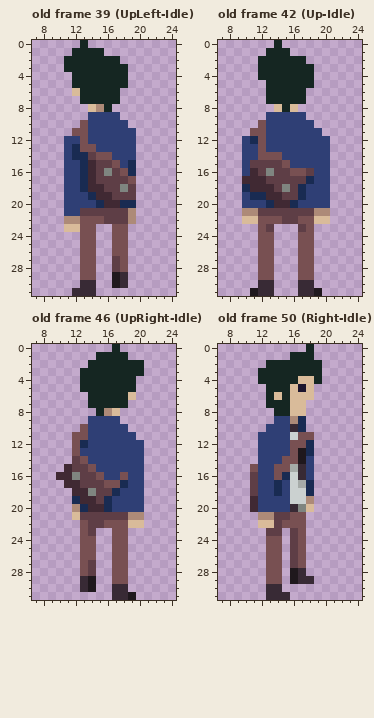
Two states of a pixel-art file, assets_builders/Art/Teo.aseprite. Above: the version before the commit.
32x32 pixels, 121 frames. Shown: old frame 39 (UpLeft-Idle): x 7..24, y 0..31; old frame 42 (Up-Idle): x 7..24, y 0..31; old frame 46 (UpRight-Idle): x 7..24, y 0..31; old frame 50 (Right-Idle): x 7..24, y 0..31. The commit also changed other frames, which this record leaves out.
After:
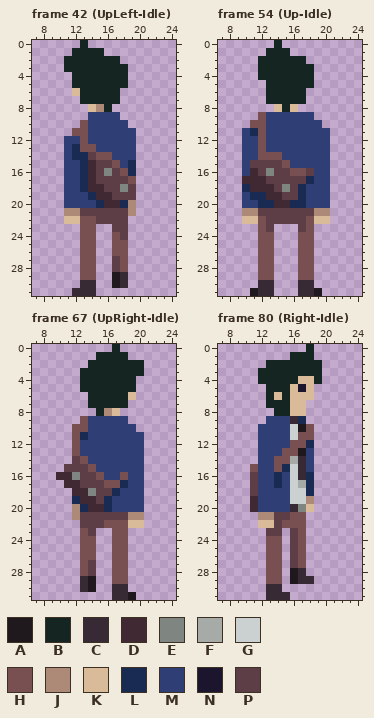
Palette (. is transparent): A #1f181d  B #152622  C #382a35  D #402933  E #7f8580  F #a6aba8  G #cbd1d0  H #785052  J #ad8a78  K #d9bb9a  L #192b52  M #2f3f75  N #1c152e  P #5e3e46
A new or re-ordered frame is compared with the old frame closest to it.
From the commit log: Added aim walk animations.
Changes in this commit:
frames 121 -> 283
Frame 42 (UpLeft-Idle) against old frame 39 (UpLeft-Idle):
y 20: x 19 L -> J
y 21: x 11..12 MM -> JJ
y 22: x 11..12 JJ -> KK; x 15 H -> P; x 19 J -> .
y 23: x 11..12 KK -> ..; x 17..18 HH -> PP
y 24: x 18 H -> P
Frame 54 (Up-Idle) is new; against old frame 42 (Up-Idle):
y 9: x 12 . -> H; x 18 . -> M
y 10: x 11 . -> H; x 19 . -> M
y 11: x 10..11 .H -> ML; x 20 . -> M
y 12: x 11 L -> M
y 20: x 12 M -> L; x 17 M -> L
y 22: x 13..14 HH -> PP; x 17 H -> P
Frame 67 (UpRight-Idle) is new; against old frame 46 (UpRight-Idle):
y 9: x 13 . -> H; x 18 . -> M
y 10: x 12 . -> H; x 19 . -> M
y 11: x 13 H -> L; x 20 . -> M
y 12: x 13 L -> M
y 15: x 11 D -> P
y 21: x 12 K -> J
y 22: x 13 H -> P
Frame 80 (Right-Idle) is new; against old frame 50 (Right-Idle):
y 9: x 13 . -> M; x 16 J -> C
y 10: x 12 . -> M; x 16..18 CL. -> GAH
y 13: x 15 M -> H; x 18 L -> M
y 14: x 14 M -> H; x 16..17 HA -> FC
y 15: x 15..16 HF -> LG
y 16: x 14..15 HL -> LM; x 18 M -> L
y 18: x 14 L -> M
Pixel boxes of the changes (left, top, right, bottom) in both pictures:
changed: (64, 200, 136, 240)
changed: (242, 112, 266, 144)
added: (306, 112, 330, 136)
changed: (258, 200, 306, 224)
changed: (64, 416, 144, 472)
changed: (72, 512, 88, 528)
changed: (258, 416, 314, 496)
